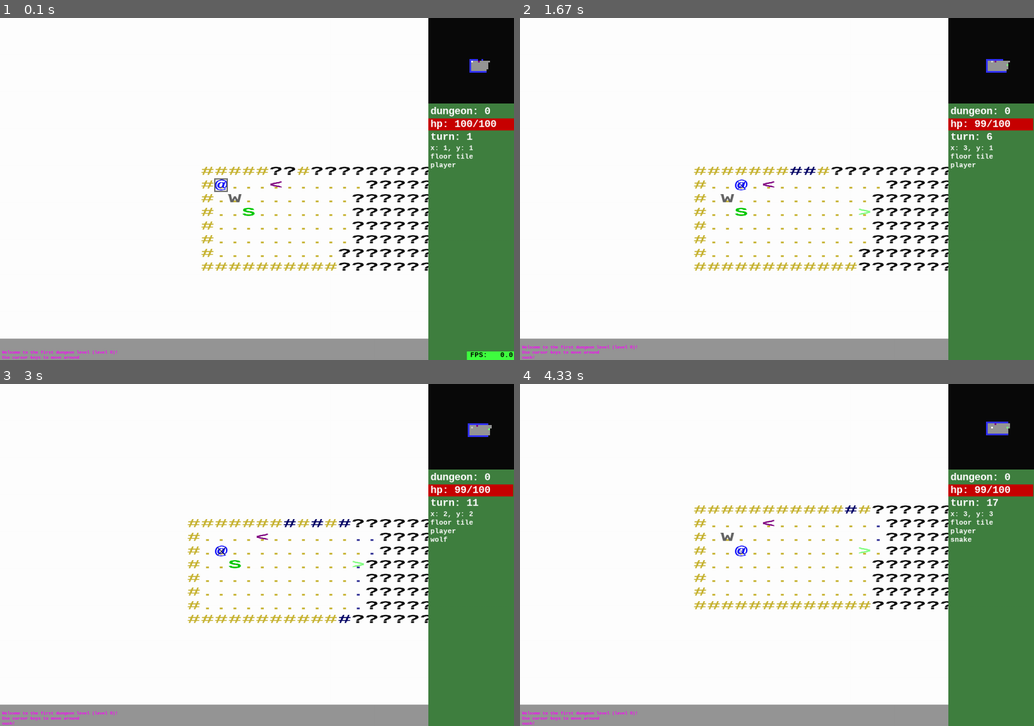
Above: before the commit, frames 1-4 (two rows, left to right).
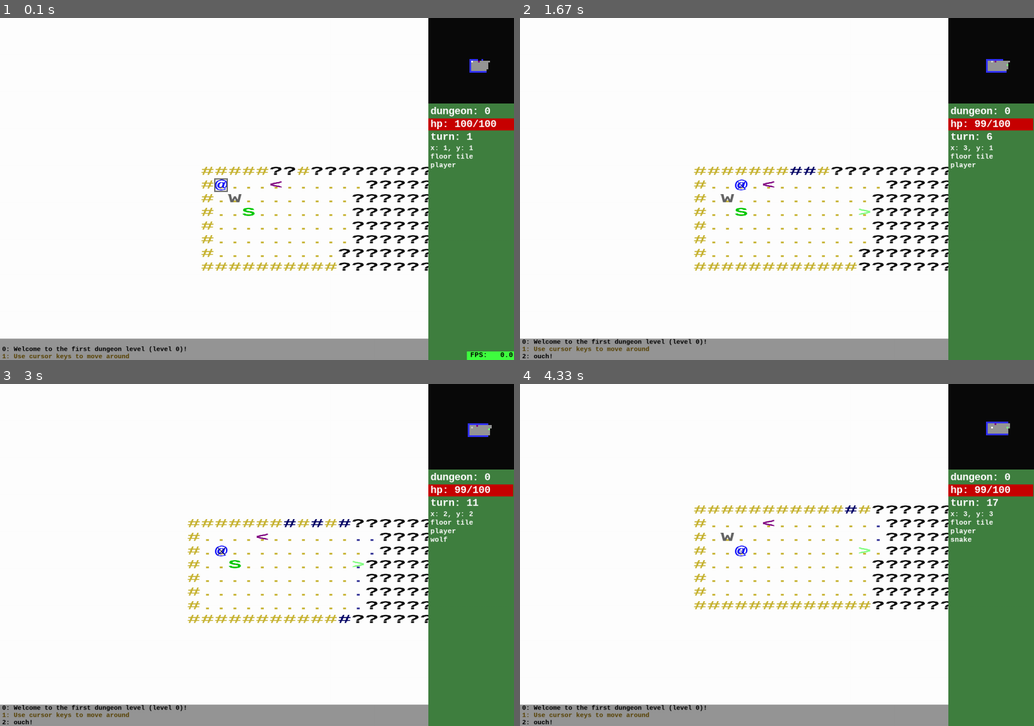
Above: after the commit, the same moments.

Repository: spheppner/roguebasin_python3
Game: pygame game, started from base_pygame_11.py
The game is run twice, just before and just after one commit, with the same random seed, the same clock (stepped at 60 frames per second) and the same inputs.
Inputs:
- Up to frame 1 (0.1 s): no input
- Up to frame 2 (1.67 s): hold Right 0.33-0.8 s; hold Up 0.83-1.13 s; tap Space at 0.9, 1.23, 1.53 s; tap Shift at 0.98 s; hold Right 1.17-1.63 s; tap 1 at 1.32 s
- Up to frame 3 (3 s): hold Down 2.23-2.53 s; tap Space at 2.3, 2.63, 2.93 s; tap Shift at 2.38 s; hold Left 2.57-2.97 s; tap 1 at 2.72 s
- Up to frame 4 (4.33 s): hold Right 3.4-4.03 s; tap Space at 3.47, 3.77, 4.13 s; tap Shift at 3.55 s; hold Down from 4.07 s (still down); tap 1 at 4.22 s

The runs differ from the first frame. In frame 1, 0.5% of the frame differs, in the area x 0-37%, y 96-100%; in frame 2, 0.6%, in the area x 0-37%, y 93-100%; in frame 3, 0.6%; in frame 4, 0.6%.

Commit message:
2 colors for log text, better strike text

Diff:
--- a/base_pygame_11.py
+++ b/base_pygame_11.py
@@ -355,7 +355,8 @@
             self.strike(b, a)
 
     def strike(self, a, b):
-        print("{} strikes at {}".format(a, b))
+        #print("{} strikes at {}".format(a, b))
+        Game.log.append("{} strikes at {}".format(a.__class__.__name__, b.__class__.__name__))
 
     def check_player(self):
         if self.player.hitpoints <= 0:
@@ -671,7 +672,7 @@
         self.pcx = (width - Viewer.panel_width) // 2  # set player in the middle of the screen
         self.pcy = (height - Viewer.log_height) // 2
         self.radarblipsize = 4  # pixel
-        self.logscreen_fontsize = 10
+        self.logscreen_fontsize = 15
         self.screen = pygame.display.set_mode((self.width, self.height), pygame.DOUBLEBUF)
         self.clock = pygame.time.Clock()
 
@@ -985,10 +986,15 @@
         # write the log lines, from bottom (last log line) to top.
         for i in range(-1, -25, -1):  # start, stop, step
             try:
-                text = Game.log[i]
+                text = "{}: {}".format(len(Game.log)+i, Game.log[i])
+                c = (0,0,0) if (len(Game.log)+i) % 2 == 0 else (87,65,0)
             except:
                 continue
-            textsf, (w, h) = make_text(text, font_size=self.logscreen_fontsize)
+            # ungerade und gerade Zeilennummern sollen verschiedenen
+            # farben haben
+
+            textsf, (w, h) = make_text(text, font_color=c,
+                                font_size=self.logscreen_fontsize)
             self.logscreen.blit(textsf, (5, self.log_height + i * h))
         # ---- blit logscreen ------
         self.screen.blit(self.logscreen, (0, Viewer.height - self.log_height))
@@ -1141,7 +1147,7 @@
 
                 self.draw_radar()
                 # self.draw_panel()
-                self.draw_log()
+            self.draw_log()
                 ##for i in range(32):
                 ##    print("i", i, i * 32)
                 ##    self.screen.blit(self.lightfloors[i+320], (i * 32, 0))
